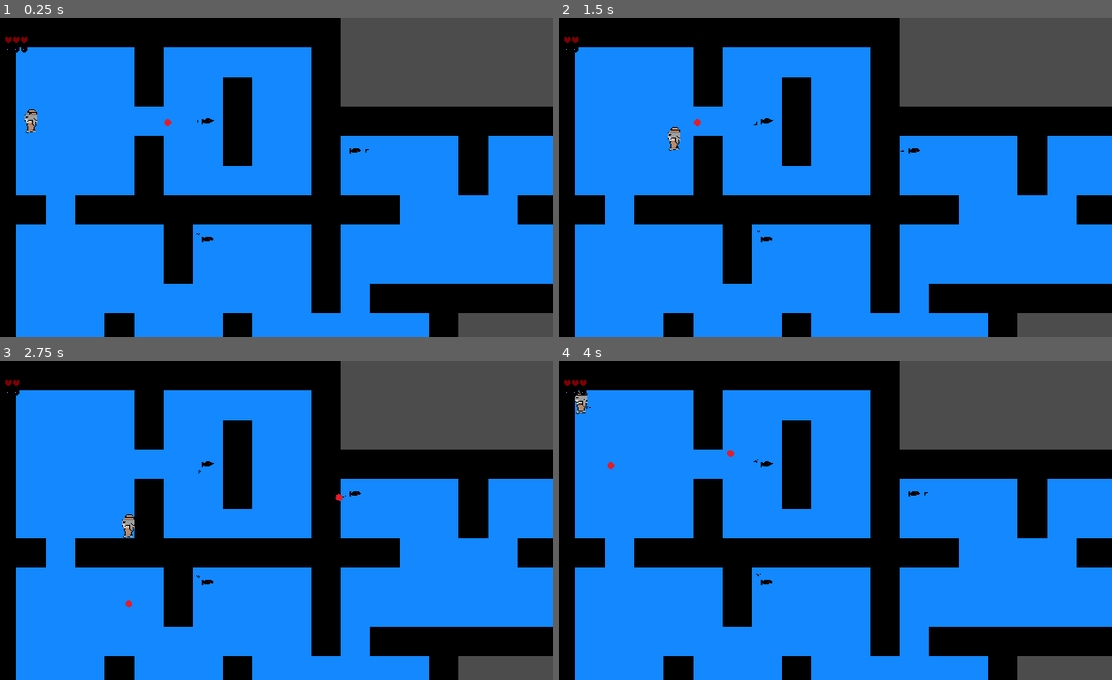
Above: before the commit, frames 1-4 (two rows, left to right).
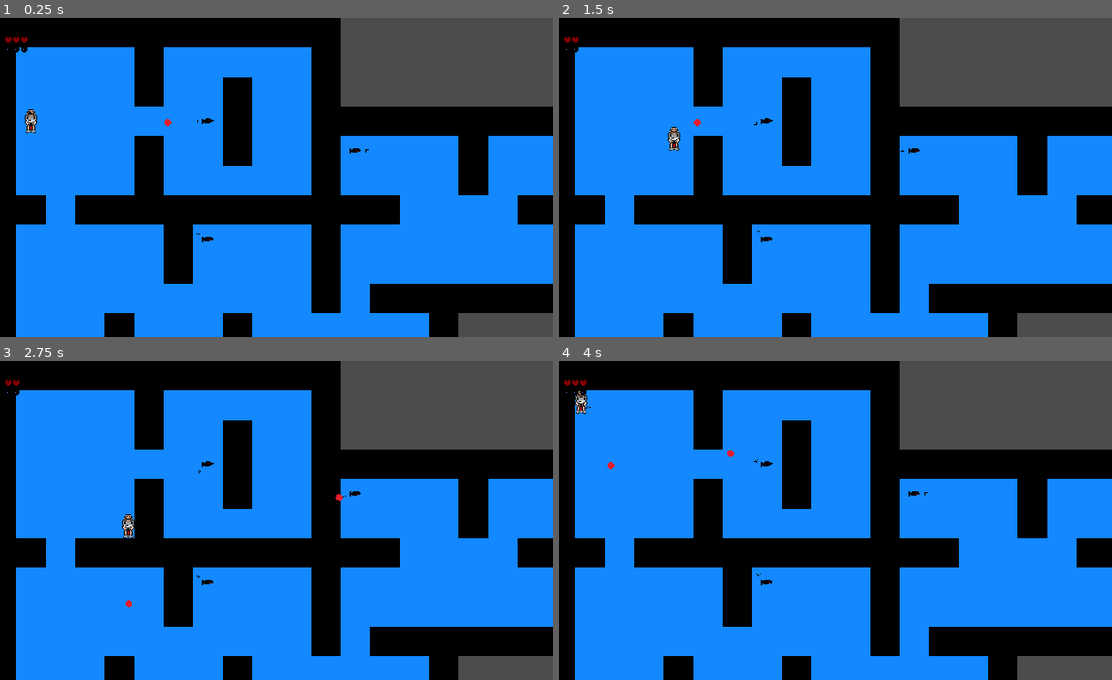
Above: after the commit, the same moments.

Repository: Hailrig/Carp-Diem
Game: Godot game, scene res://Maps/Testmap.tscn
The game is run twice, just before and just after one commit, with the same random seed, the same clock (stepped at 60 frames per second) and the same inputs.
Inputs (mouse positions are in pixels of both pictures, inside the frame that each line leads up to):
- Up to frame 1 (0.25 s): no input
- Up to frame 2 (1.5 s): tap Enter at 0.5 s; move the mouse to (951, 161) at 0.52 s; hold D (move_right) 0.53-1.28 s; right-click (951, 161) at 0.6 s; move the mouse to (713, 193) at 1.27 s; hold S (move_down) from 1.28 s (still down); click (713, 193) at 1.35 s
- Up to frame 3 (2.75 s): move the mouse to (326, 450) at 2.02 s; release S (move_down) at 2.03 s; hold D (move_right) from 2.03 s (still down); right-click (326, 450) at 2.1 s
- Up to frame 4 (4 s): tap F1 (reset) at 2.75 s; move the mouse to (802, 584) at 2.77 s; release D (move_right) at 2.78 s; hold W (move_up) 2.78-3.53 s; click (802, 584) at 2.85 s; move the mouse to (1001, 568) at 3.52 s; hold A (move_left) from 3.53 s (still down); right-click (1001, 568) at 3.6 s

The runs differ from the first frame. In frame 1, less than 0.1% of the frame differs, in the area x 4-7%, y 28-37%; in frame 2, less than 0.1%; in frame 3, less than 0.1%, in the area x 22-25%, y 48-56%; in frame 4, less than 0.1%.

Commit message:
Change sprite
front facing sprite

Diff:
--- a/Characters/Player.tscn
+++ b/Characters/Player.tscn
@@ -10,7 +10,7 @@
 custom_solver_bias = 0.0
 extents = Vector2( 10.0377, 19.6733 )
 
-[node name="Player" instance=ExtResource( 1 )]
+[node name="Player" index="0" instance=ExtResource( 1 )]
 
 position = Vector2( 0.71199, 0.639025 )
 collision_layer = 2
@@ -27,7 +27,7 @@
 
 texture = ExtResource( 4 )
 region_enabled = true
-region_rect = Rect2( 12, 126, 22, 40 )
+region_rect = Rect2( 62, 174, 20, 40 )
 _sections_unfolded = [ "Animation", "Offset", "Region", "Transform" ]
 
 [node name="Weapon" parent="." index="1"]
